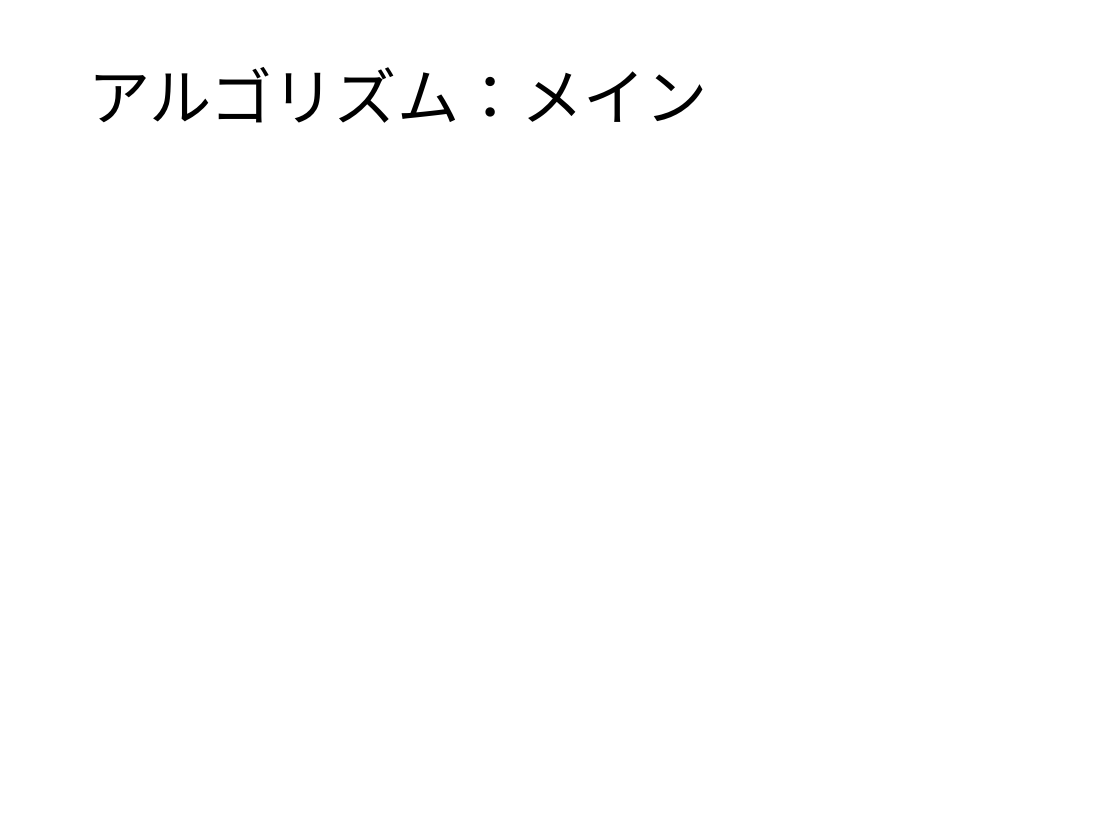
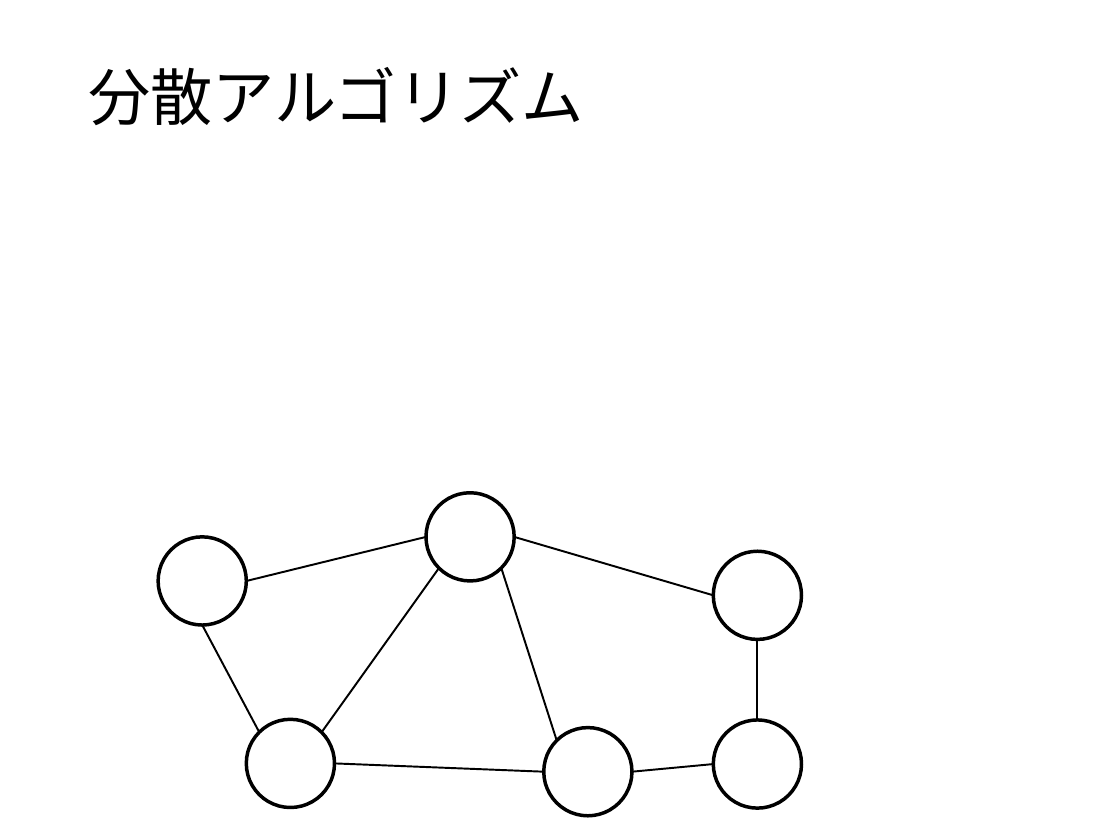
Before and after one commit to ssmr0410/share, a slide deck: slide 2 of slide/mizutani_pre.pptx (slide 10 before the commit). Drawn at 1120x840 pixels with LibreOffice and Linux fonts; fonts in the diff are those of the drawing; grey boxes stand for pictures. Boxes give left, top, right and bottom in pixels: in the first picture for what was removed or moved away, otherwise in the second. Text is boxed around its words. In the diff, an @@ line names an element or a change of style, - is before the commit and + after.

```diff
--- a/slide/mizutani_pre.pptx
+++ b/slide/mizutani_pre.pptx
@@ title at (88, 67, 583, 125): text changed @@
-アルゴリズム：メイン
+分散アルゴリズム
@@ ellipse added at (426, 493, 514, 581), outline #000000 2.25 pt @@
@@ ellipse added at (158, 536, 246, 625), outline #000000 2.25 pt @@
@@ line added from (246, 581) to (426, 536), #000000 1.25 pt @@
@@ line added from (514, 536) to (713, 596), #000000 1.25 pt @@
@@ line added from (439, 568) to (321, 732), #000000 1.25 pt @@
@@ line added from (557, 740) to (502, 568), #000000 1.25 pt @@
@@ ellipse added at (713, 551, 802, 640), outline #000000 2.25 pt @@
@@ line added from (203, 625) to (260, 732), #000000 1.25 pt @@
@@ line added from (757, 720) to (757, 640), #000000 1.25 pt @@
@@ ellipse added at (246, 719, 335, 808), outline #000000 2.25 pt @@
@@ ellipse added at (544, 728, 633, 816), outline #000000 2.25 pt @@
@@ ellipse added at (713, 720, 802, 809), outline #000000 2.25 pt @@
@@ line added from (544, 772) to (335, 764), #000000 1.25 pt @@
@@ line added from (632, 772) to (713, 764), #000000 1.25 pt @@
```
Also in this commit, not shown: 7 other slides changed, 6 slides added, 5 slides removed, 1 other file.
